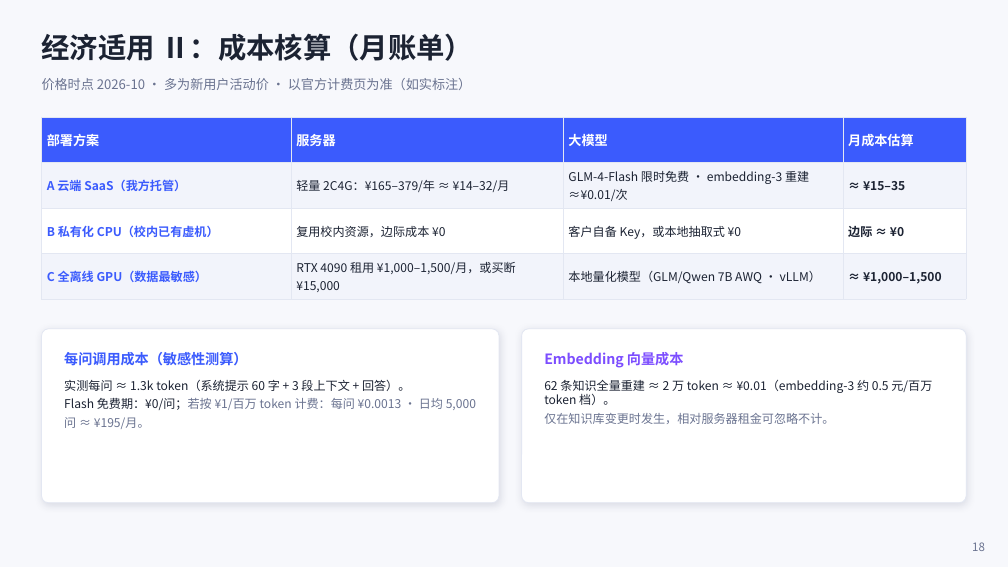
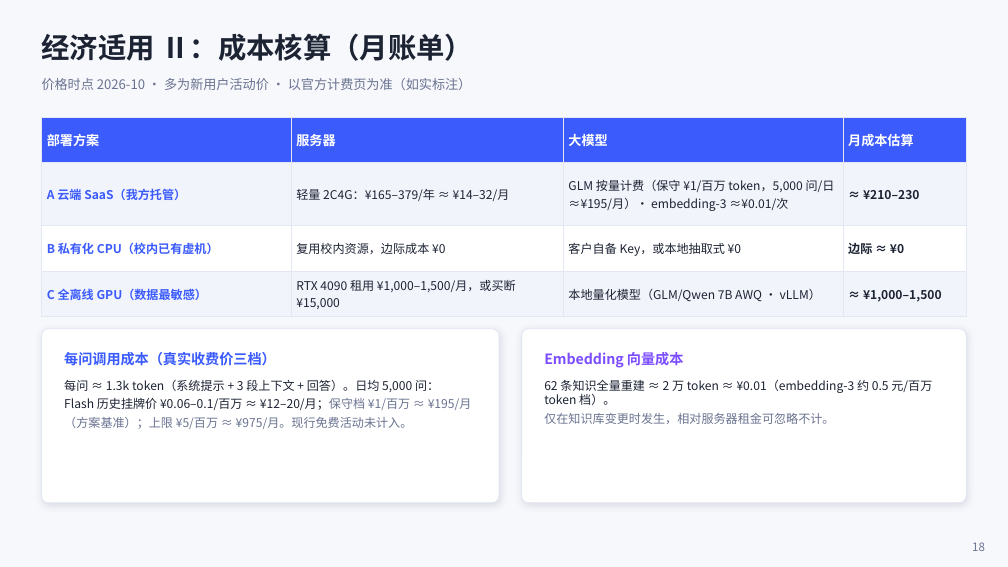
Before and after one commit to yelikour/campus-qa, a slide deck: slide 18 of ppt/智问校园CampusMind答辩PPT.pptx. Drawn at 1008x567 pixels with LibreOffice and Linux fonts; fonts in the diff are those of the drawing. Boxes give left, top, right and bottom in pixels: in the first picture for what was removed or moved away, otherwise in the second. Text is boxed around its words. In the diff, an @@ line names an element or a change of style, - is before the commit and + after.

```diff
--- a/ppt/智问校园CampusMind答辩PPT.pptx
+++ b/ppt/智问校园CampusMind答辩PPT.pptx
@@ table at <box>42,117,966,313</box> @@
-row 2, column 3: GLM-4-Flash 限时免费 · embedding-3 重建 ≈¥0.01/次
+row 2, column 3: GLM 按量计费（保守 ¥1/百万 token，5,000 问/日 ≈¥195/月）· embedding-3 ≈¥0.01/次
-row 2, column 4: ≈ ¥15–35
+row 2, column 4: ≈ ¥210–230
@@ text at <box>64,352,276,366</box>: text changed @@
-每问调用成本（敏感性测算）
+每问调用成本（真实收费价三档）
@@ text at <box>64,380,472,429</box>: text changed @@
-实测每问 ≈ 1.3k token（系统提示 60 字 + 3 段上下文 + 回答）。
-Flash 免费期：¥0/问；若按 ¥1/百万 token 计费：每问 ¥0.0013 · 日均 5,000 问 ≈ ¥195/月。
+每问 ≈ 1.3k token（系统提示 + 3 段上下文 + 回答）。日均 5,000 问：
+Flash 历史挂牌价 ¥0.06–0.1/百万 ≈ ¥12–20/月；保守档 ¥1/百万 ≈ ¥195/月（方案基准）；上限 ¥5/百万 ≈ ¥975/月。现行免费活动未计入。
```
Also in this commit, not shown: 1 other slide changed, 7 other files.
